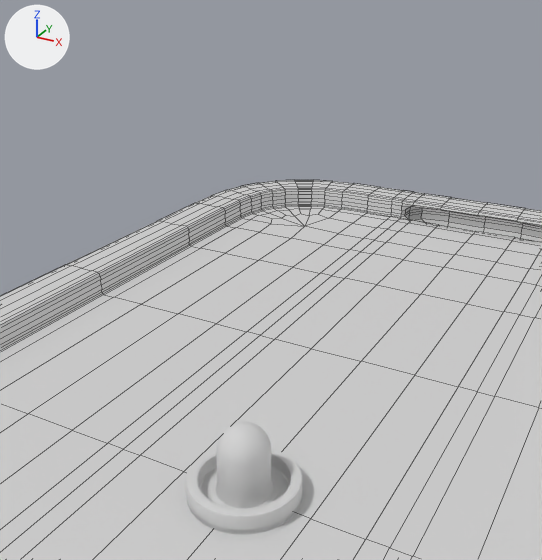
The OBJ model Engine/res/geometry.obj, before and after one commit.
Both versions are drawn from a 50 mm lens placed at (0.427, -0.703, 0.678), pointed at (0.028, 0.023, 0.315). Lighting does not change. The marker at upper left points along +X, +Y and +Z. Mesh edges are drawn as thin lines on the coarser meshes. Where no turn or scale is listed for an object, it has been applied to the vertices.

The older version as bpy lines, for what is in view:
```python
me_puck = bpy.data.meshes.new('Puck')
me_puck.from_pydata(...)  # 737 vertices, 736 faces; spans x -0.078..0.078, y -0.078..0.078, z 0.0..0.011
me_puck.materials.append(mat_mat_puck)  # light grey #d1d1d1
me_striker = bpy.data.meshes.new('Striker')
me_striker.from_pydata(...)  # 1762 vertices, 1760 faces; spans x -0.078..0.078, y -0.078..0.078, z 0.0..0.11
me_striker.materials.append(mat_mat_striker)  # light grey #d1d1d1
me_table = bpy.data.meshes.new('Table')
me_table.from_pydata(...)  # 2014 vertices, 2000 faces, 16 loose edges; spans x -0.7..0.7, y -1.3..1.3, z -0.05..0.05
me_table.materials.append(mat_mat_table)  # light grey #d1d1d1
ob_puck = bpy.data.objects.new('Puck', me_puck)
ob_puck.location = (0.0, 0.0, 0.0)
ob_striker = bpy.data.objects.new('Striker', me_striker)
ob_striker.location = (0.0, 0.0, 0.0)
ob_table = bpy.data.objects.new('Table', me_table)
ob_table.location = (0.0, 0.0, 0.0)
```
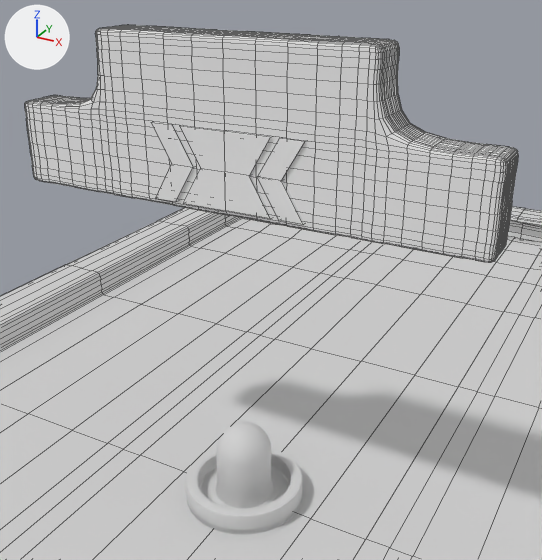
Pixel boxes (x1, y1, x2, y2) of what changed, in the pictures (542 x 560 px):
'Scoreboard', added
    after: (25, 25, 518, 262)
'ScoreCenter', added
    after: (180, 126, 271, 219)
'ScoreRight', added
    after: (258, 138, 305, 225)
'ScoreLeft', added
    after: (151, 122, 194, 202)

Diff of the bpy script that builds the scene:
```diff
--- a/Engine/res/geometry.obj.py
+++ b/Engine/res/geometry.obj.py
@@ mat_none @@
+mat_none = principled_material('None')
+mat_none.base_color = (0.8, 0.8, 0.8)  # white #e7e7e7
+mat_none.roughness = 1.0
@@ me_scoreright @@
+me_scoreright.from_pydata(...)  # 12 vertices, 8 faces; spans x 0.0411..0.096, y -0.03..0.02, z 0.4135..0.5017
+me_scoreright.materials.append(mat_none)  # white #e7e7e7
@@ me_scoreleft @@
+me_scoreleft.from_pydata(...)  # 12 vertices, 8 faces; spans x -0.096..-0.0411, y -0.03..0.02, z 0.4135..0.5017
+me_scoreleft.materials.append(mat_none)  # white #e7e7e7
@@ me_scorecenter @@
+me_scorecenter.from_pydata(...)  # 17 vertices, 12 faces; spans x -0.0569..0.0569, y -0.03..0.02, z 0.4135..0.5017
+me_scorecenter.materials.append(mat_none)  # white #e7e7e7
@@ me_scoreboard @@
+me_scoreboard.from_pydata(...)  # 2690 vertices, 2688 faces; spans x -0.296..0.296, y -0.027..0.027, z 0.406..0.599
+me_scoreboard.materials.append(mat_none)  # white #e7e7e7
@@ ob_scoreright @@
+ob_scoreright = bpy.data.objects.new('ScoreRight', me_scoreright)
+ob_scoreright.location = (0.0, 0.0, 0.0)
@@ ob_scoreleft @@
+ob_scoreleft = bpy.data.objects.new('ScoreLeft', me_scoreleft)
+ob_scoreleft.location = (0.0, 0.0, 0.0)
@@ ob_scorecenter @@
+ob_scorecenter = bpy.data.objects.new('ScoreCenter', me_scorecenter)
+ob_scorecenter.location = (0.0, 0.0, 0.0)
@@ ob_scoreboard @@
+ob_scoreboard = bpy.data.objects.new('Scoreboard', me_scoreboard)
+ob_scoreboard.location = (0.0, 0.0, 0.0)
```
